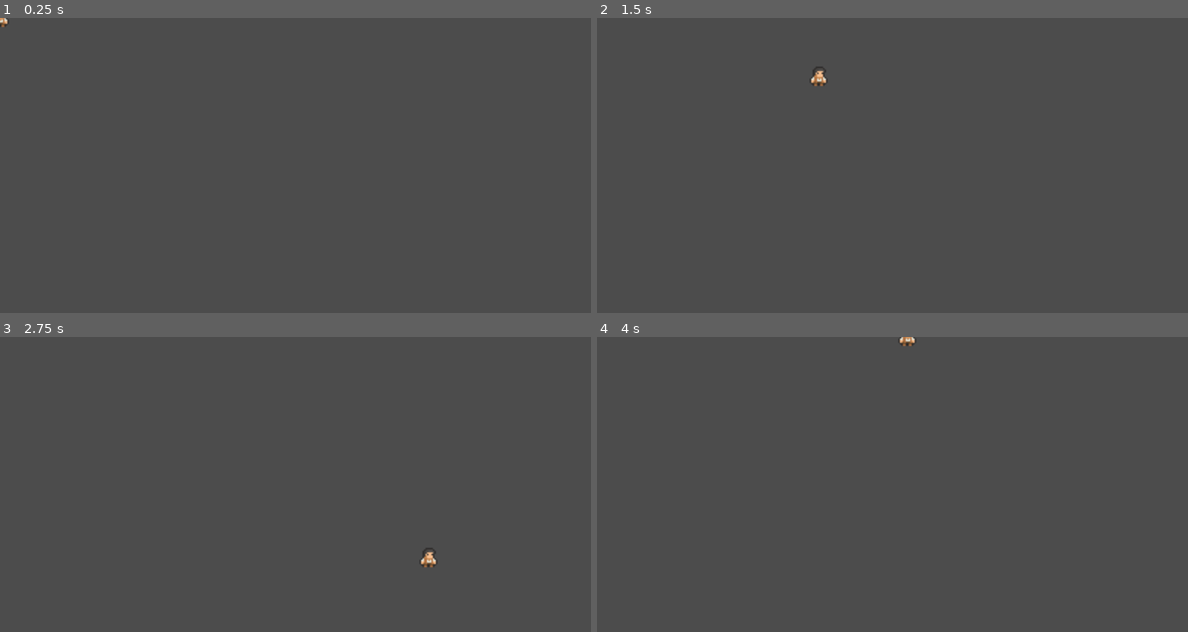
Above: before the commit, frames 1-4 (two rows, left to right).
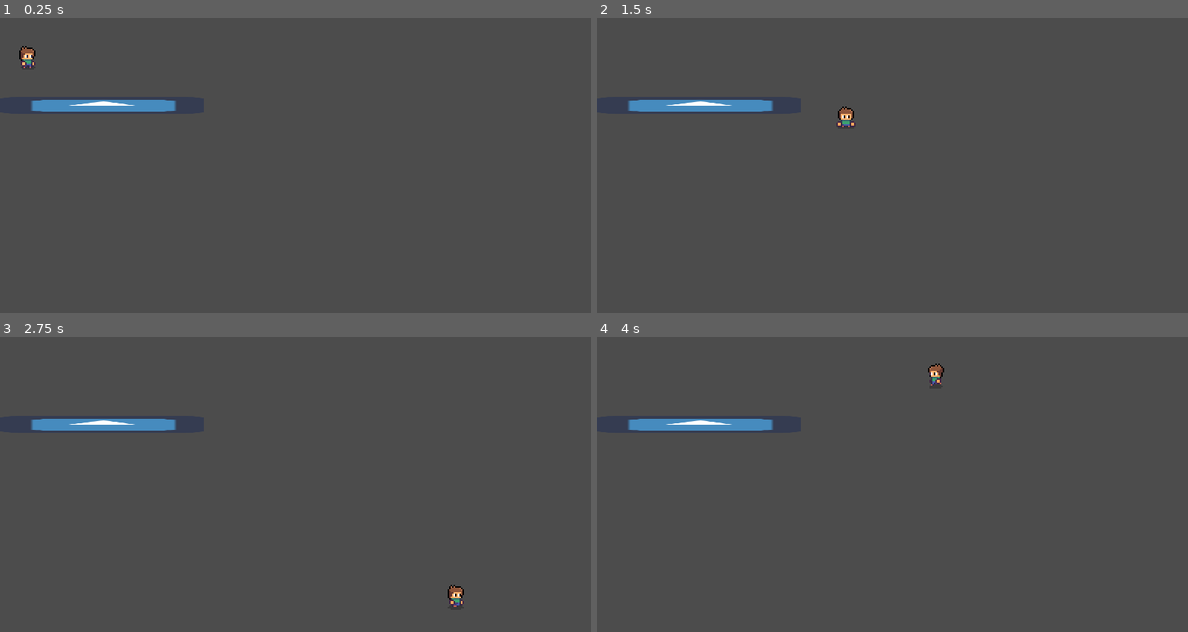
Above: after the commit, the same moments.

Repository: nicolassantibanez/music-hell
Game: Godot game, scene res://scenes/main.tscn
Same seed, same stepped clock (60 frames per second), same inputs: the game is played once before the commit and once after it. Before the commit the project starts from res://scenes/Protagonista.tscn. The engine's default icon, where the game draws it, is replaced by a stand-in: a white triangle on a blue panel in a dark square.
Inputs:
- Up to frame 1 (0.25 s): no input
- Up to frame 2 (1.5 s): hold D (move_right) 0.53-1.28 s; hold S (move_down) from 1.28 s (still down)
- Up to frame 3 (2.75 s): release S (move_down) at 2.03 s; hold D (move_right) from 2.03 s (still down)
- Up to frame 4 (4 s): release D (move_right) at 2.78 s; hold W (move_up) 2.78-3.53 s; hold A (move_left) from 3.53 s (still down)

The runs differ from the first frame. In frame 1, 1.2% of the frame differs, in the area x 0-30%, y 0-32%; in frame 2, 1.3%, in the area x 5-44%, y 16-37%; in frame 3, 1.3%; in frame 4, 1.2%.

Commit message:
se agrega al protagonista con todas sus animaciones de movimiento

Diff:
--- a/assets/main.tscn
+++ /dev/null
@@ -1,8 +0,0 @@
-[gd_scene load_steps=2 format=2]
-
-[ext_resource path="res://scenes/Protagonista.tscn" type="PackedScene" id=1]
-
-[node name="Main" type="Node2D"]
-
-[node name="Protagonista" parent="." instance=ExtResource( 1 )]
-position = Vector2( 36, 23 )
--- a/project.godot
+++ b/project.godot
@@ -11,7 +11,7 @@
 [application]
 
 config/name="Music Hell"
-run/main_scene="res://scenes/Protagonista.tscn"
+run/main_scene="res://scenes/main.tscn"
 config/icon="res://icon.png"
 
 [display]
@@ -37,7 +37,7 @@
 "compress/normal_map": 0,
 "detect_3d": false,
 "flags/anisotropic": false,
-"flags/filter": true,
+"flags/filter": false,
 "flags/mipmaps": false,
 "flags/repeat": 0,
 "flags/srgb": 2,
--- /dev/null
+++ b/scenes/Prota.tscn
@@ -0,0 +1,462 @@
+[gd_scene load_steps=30 format=2]
+
+[ext_resource path="res://assets/Prota/idle_prota.png" type="Texture" id=1]
+[ext_resource path="res://scripts/Prota.gd" type="Script" id=2]
+[ext_resource path="res://assets/Prota/run_prota.png" type="Texture" id=3]
+
+[sub_resource type="CapsuleShape2D" id=1]
+radius = 4.0
+height = 6.0
+
+[sub_resource type="Animation" id=2]
+length = 0.001
+tracks/0/type = "value"
+tracks/0/path = NodePath("Pivot/Sprite:frame")
+tracks/0/interp = 1
+tracks/0/loop_wrap = true
+tracks/0/imported = false
+tracks/0/enabled = true
+tracks/0/keys = {
+"times": PoolRealArray( 0 ),
+"transitions": PoolRealArray( 1 ),
+"update": 0,
+"values": [ 0 ]
+}
+tracks/1/type = "value"
+tracks/1/path = NodePath("Pivot/Sprite:vframes")
+tracks/1/interp = 1
+tracks/1/loop_wrap = true
+tracks/1/imported = false
+tracks/1/enabled = true
+tracks/1/keys = {
+"times": PoolRealArray( 0 ),
+"transitions": PoolRealArray( 1 ),
+"update": 0,
+"values": [ 4 ]
+}
+tracks/2/type = "value"
+tracks/2/path = NodePath("Pivot/Sprite:hframes")
+tracks/2/interp = 1
+tracks/2/loop_wrap = true
+tracks/2/imported = false
+tracks/2/enabled = true
+tracks/2/keys = {
+"times": PoolRealArray( 0 ),
+"transitions": PoolRealArray( 1 ),
+"update": 0,
+"values": [ 2 ]
+}
+tracks/3/type = "value"
+tracks/3/path = NodePath("Pivot/Sprite:texture")
+tracks/3/interp = 1
+tracks/3/loop_wrap = true
+tracks/3/imported = false
+tracks/3/enabled = true
+tracks/3/keys = {
+"times": PoolRealArray( 0 ),
+"transitions": PoolRealArray( 1 ),
+"update": 0,
+"values": [ ExtResource( 1 ) ]
+}
+
+[sub_resource type="Animation" id=3]
+resource_name = "idle"
+length = 0.8
+loop = true
+tracks/0/type = "value"
+tracks/0/path = NodePath("Pivot/Sprite:frame")
+tracks/0/interp = 1
+tracks/0/loop_wrap = true
+tracks/0/imported = false
+tracks/0/enabled = true
+tracks/0/keys = {
+"times": PoolRealArray( 0, 0.4 ),
+"transitions": PoolRealArray( 1, 1 ),
+"update": 1,
+"values": [ 0, 1 ]
+}
+tracks/1/type = "value"
+tracks/1/path = NodePath("Pivot/Sprite:vframes")
+tracks/1/interp = 1
+tracks/1/loop_wrap = true
+tracks/1/imported = false
+tracks/1/enabled = true
+tracks/1/keys = {
+"times": PoolRealArray( 0 ),
+"transitions": PoolRealArray( 1 ),
+"update": 1,
+"values": [ 4 ]
+}
+tracks/2/type = "value"
+tracks/2/path = NodePath("Pivot/Sprite:hframes")
+tracks/2/interp = 1
+tracks/2/loop_wrap = true
+tracks/2/imported = false
+tracks/2/enabled = true
+tracks/2/keys = {
+"times": PoolRealArray( 0 ),
+"transitions": PoolRealArray( 1 ),
+"update": 1,
+"values": [ 2 ]
+}
+tracks/3/type = "value"
+tracks/3/path = NodePath("Pivot/Sprite:texture")
+tracks/3/interp = 1
+tracks/3/loop_wrap = true
+tracks/3/imported = false
+tracks/3/enabled = true
+tracks/3/keys = {
+"times": PoolRealArray( 0 ),
+"transitions": PoolRealArray( 1 ),
+"update": 1,
+"values": [ ExtResource( 1 ) ]
+}
+
+[sub_resource type="Animation" id=4]
+resource_name = "idleDown"
+length = 0.8
+loop = true
+tracks/0/type = "value"
+tracks/0/path = NodePath("Pivot/Sprite:frame")
+tracks/0/interp = 1
+tracks/0/loop_wrap = true
+tracks/0/imported = false
+tracks/0/enabled = true
+tracks/0/keys = {
+"times": PoolRealArray( 0, 0.4 ),
+"transitions": PoolRealArray( 1, 1 ),
+"update": 1,
+"values": [ 4, 5 ]
+}
+tracks/1/type = "value"
+tracks/1/path = NodePath("Pivot/Sprite:vframes")
+tracks/1/interp = 1
+tracks/1/loop_wrap = true
+tracks/1/imported = false
+tracks/1/enabled = true
+tracks/1/keys = {
+"times": PoolRealArray( 0 ),
+"transitions": PoolRealArray( 1 ),
+"update": 1,
+"values": [ 4 ]
+}
+tracks/2/type = "value"
+tracks/2/path = NodePath("Pivot/Sprite:hframes")
+tracks/2/interp = 1
+tracks/2/loop_wrap = true
+tracks/2/imported = false
+tracks/2/enabled = true
+tracks/2/keys = {
+"times": PoolRealArray( 0 ),
+"transitions": PoolRealArray( 1 ),
+"update": 1,
+"values": [ 2 ]
+}
+tracks/3/type = "value"
+tracks/3/path = NodePath("Pivot/Sprite:texture")
+tracks/3/interp = 1
+tracks/3/loop_wrap = true
+tracks/3/imported = false
+tracks/3/enabled = true
+tracks/3/keys = {
+"times": PoolRealArray( 0 ),
+"transitions": PoolRealArray( 1 ),
+"update": 1,
+"values": [ ExtResource( 1 ) ]
+}
+
+[sub_resource type="Animation" id=5]
+resource_name = "idleUp"
+length = 0.8
+loop = true
+tracks/0/type = "value"
+tracks/0/path = NodePath("Pivot/Sprite:frame")
+tracks/0/interp = 1
+tracks/0/loop_wrap = true
+tracks/0/imported = false
+tracks/0/enabled = true
+tracks/0/keys = {
+"times": PoolRealArray( 0, 0.4 ),
+"transitions": PoolRealArray( 1, 1 ),
+"update": 1,
+"values": [ 6, 7 ]
+}
+tracks/1/type = "value"
+tracks/1/path = NodePath("Pivot/Sprite:vframes")
+tracks/1/interp = 1
+tracks/1/loop_wrap = true
+tracks/1/imported = false
+tracks/1/enabled = true
+tracks/1/keys = {
+"times": PoolRealArray( 0 ),
+"transitions": PoolRealArray( 1 ),
+"update": 1,
+"values": [ 4 ]
+}
+tracks/2/type = "value"
+tracks/2/path = NodePath("Pivot/Sprite:hframes")
+tracks/2/interp = 1
+tracks/2/loop_wrap = true
+tracks/2/imported = false
+tracks/2/enabled = true
+tracks/2/keys = {
+"times": PoolRealArray( 0 ),
+"transitions": PoolRealArray( 1 ),
+"update": 1,
+"values": [ 2 ]
+}
+tracks/3/type = "value"
+tracks/3/path = NodePath("Pivot/Sprite:texture")
+tracks/3/interp = 1
+tracks/3/loop_wrap = true
+tracks/3/imported = false
+tracks/3/enabled = true
+tracks/3/keys = {
+"times": PoolRealArray( 0 ),
+"transitions": PoolRealArray( 1 ),
+"update": 1,
+"values": [ ExtResource( 1 ) ]
+}
+
+[sub_resource type="Animation" id=6]
+resource_name = "run"
+length = 0.4
+loop = true
+tracks/0/type = "value"
+tracks/0/path = NodePath("Pivot/Sprite:texture")
+tracks/0/interp = 1
+tracks/0/loop_wrap = true
+tracks/0/imported = false
+tracks/0/enabled = true
+tracks/0/keys = {
+"times": PoolRealArray( 0 ),
+"transitions": PoolRealArray( 1 ),
+"update": 1,
+"values": [ ExtResource( 3 ) ]
+}
+tracks/1/type = "value"
+tracks/1/path = NodePath("Pivot/Sprite:frame")
+tracks/1/interp = 1
+tracks/1/loop_wrap = true
+tracks/1/imported = false
+tracks/1/enabled = true
+tracks/1/keys = {
+"times": PoolRealArray( 0, 0.1, 0.2, 0.3 ),
+"transitions": PoolRealArray( 1, 1, 1, 1 ),
+"update": 1,
+"values": [ 0, 1, 2, 3 ]
+}
+tracks/2/type = "value"
+tracks/2/path = NodePath("Pivot/Sprite:vframes")
+tracks/2/interp = 1
+tracks/2/loop_wrap = true
+tracks/2/imported = false
+tracks/2/enabled = true
+tracks/2/keys = {
+"times": PoolRealArray( 0 ),
+"transitions": PoolRealArray( 1 ),
+"update": 1,
+"values": [ 4 ]
+}
+tracks/3/type = "value"
+tracks/3/path = NodePath("Pivot/Sprite:hframes")
+tracks/3/interp = 1
+tracks/3/loop_wrap = true
+tracks/3/imported = false
+tracks/3/enabled = true
+tracks/3/keys = {
+"times": PoolRealArray( 0 ),
+"transitions": PoolRealArray( 1 ),
+"update": 1,
+"values": [ 4 ]
+}
+
+[sub_resource type="Animation" id=7]
+resource_name = "runDown"
+length = 0.4
+loop = true
+tracks/0/type = "value"
+tracks/0/path = NodePath("Pivot/Sprite:texture")
+tracks/0/interp = 1
+tracks/0/loop_wrap = true
+tracks/0/imported = false
+tracks/0/enabled = true
+tracks/0/keys = {
+"times": PoolRealArray( 0 ),
+"transitions": PoolRealArray( 1 ),
+"update": 1,
+"values": [ ExtResource( 3 ) ]
+}
+tracks/1/type = "value"
+tracks/1/path = NodePath("Pivot/Sprite:hframes")
+tracks/1/interp = 1
+tracks/1/loop_wrap = true
+tracks/1/imported = false
+tracks/1/enabled = true
+tracks/1/keys = {
+"times": PoolRealArray( 0 ),
+"transitions": PoolRealArray( 1 ),
+"update": 1,
+"values": [ 4 ]
+}
+tracks/2/type = "value"
+tracks/2/path = NodePath("Pivot/Sprite:vframes")
+tracks/2/interp = 1
+tracks/2/loop_wrap = true
+tracks/2/imported = false
+tracks/2/enabled = true
+tracks/2/keys = {
+"times": PoolRealArray( 0 ),
+"transitions": PoolRealArray( 1 ),
+"update": 1,
+"values": [ 4 ]
+}
+tracks/3/type = "value"
+tracks/3/path = NodePath("Pivot/Sprite:frame")
+tracks/3/interp = 1
+tracks/3/loop_wrap = true
+tracks/3/imported = false
+tracks/3/enabled = true
+tracks/3/keys = {
+"times": PoolRealArray( 0, 0.1, 0.2, 0.3 ),
+"transitions": PoolRealArray( 1, 1, 1, 1 ),
+"update": 1,
+"values": [ 8, 9, 10, 11 ]
+}
+
+[sub_resource type="Animation" id=8]
+resource_name = "runUp"
+length = 0.4
+loop = true
+tracks/0/type = "value"
+tracks/0/path = NodePath("Pivot/Sprite:texture")
+tracks/0/interp = 1
+tracks/0/loop_wrap = true
+tracks/0/imported = false
+tracks/0/enabled = true
+tracks/0/keys = {
+"times": PoolRealArray( 0 ),
+"transitions": PoolRealArray( 1 ),
+"update": 1,
+"values": [ ExtResource( 3 ) ]
+}
+tracks/1/type = "value"
+tracks/1/path = NodePath("Pivot/Sprite:hframes")
+tracks/1/interp = 1
+tracks/1/loop_wrap = true
+tracks/1/imported = false
+tracks/1/enabled = true
+tracks/1/keys = {
+"times": PoolRealArray( 0 ),
+"transitions": PoolRealArray( 1 ),
+"update": 1,
+"values": [ 4 ]
+}
+tracks/2/type = "value"
+tracks/2/path = NodePath("Pivot/Sprite:vframes")
+tracks/2/interp = 1
+tracks/2/loop_wrap = true
+tracks/2/imported = false
+tracks/2/enabled = true
+tracks/2/keys = {
+"times": PoolRealArray( 0 ),
+"transitions": PoolRealArray( 1 ),
+"update": 1,
+"values": [ 4 ]
+}
+tracks/3/type = "value"
+tracks/3/path = NodePath("Pivot/Sprite:frame")
+tracks/3/interp = 1
+tracks/3/loop_wrap = true
+tracks/3/imported = false
+tracks/3/enabled = true
+tracks/3/keys = {
+"times": PoolRealArray( 0, 0.1, 0.2, 0.3 ),
+"transitions": PoolRealArray( 1, 1, 1, 1 ),
+"update": 1,
+"values": [ 12, 13, 14, 15 ]
+}
+
+[sub_resource type="AnimationNodeAnimation" id=9]
+animation = "idle"
+
+[sub_resource type="AnimationNodeAnimation" id=15]
+animation = "idleDown"
+
+[sub_resource type="AnimationNodeAnimation" id=16]
+animation = "idleUp"
+
+[sub_resource type="AnimationNodeAnimation" id=10]
+animation = "run"
+
+[sub_resource type="AnimationNodeAnimation" id=17]
+animation = "runDown"
+
+[sub_resource type="AnimationNodeAnimation" id=18]
+animation = "runUp"
+
+[sub_resource type="AnimationNodeStateMachineTransition" id=11]
+
+[sub_resource type="AnimationNodeStateMachineTransition" id=12]
+
+[sub_resource type="AnimationNodeStateMachineTransition" id=19]
+
+[sub_resource type="AnimationNodeStateMachineTransition" id=20]
+
+[sub_resource type="AnimationNodeStateMachineTransition" id=21]
+
+[sub_resource type="AnimationNodeStateMachineTransition" id=22]
+
+[sub_resource type="AnimationNodeStateMachineTransition" id=23]
+
+[sub_resource type="AnimationNodeStateMachineTransition" id=24]
+
+[sub_resource type="AnimationNodeStateMachineTransition" id=25]
+
+[sub_resource type="AnimationNodeStateMachineTransition" id=26]
+
+[sub_resource type="AnimationNodeStateMachine" id=13]
+states/idle/node = SubResource( 9 )
+states/idle/position = Vector2( 405, 96 )
+states/idleDown/node = SubResource( 15 )
+states/idleDown/position = Vector2( 405, 197 )
+states/idleUp/node = SubResource( 16 )
+states/idleUp/position = Vector2( 235.482, 134.868 )
+states/run/node = SubResource( 10 )
+states/run/position = Vector2( 705, 96 )
+states/runDown/node = SubResource( 17 )
+states/runDown/position = Vector2( 608.482, 197 )
+states/runUp/node = SubResource( 18 )
+states/runUp/position = Vector2( 81.4817, 160.868 )
+transitions = [ "idle", "run", SubResource( 11 ), "run", "idle", SubResource( 12 ), "idleDown", "idle", SubResource( 19 ), "idle", "idleDown", SubResource( 20 ), "idle", "idleUp", SubResource( 21 ), "idleUp", "idle", SubResource( 22 ), "runUp", "idleUp", SubResource( 23 ), "idleUp", "runUp", SubResource( 24 ), "runDown", "idleDown", SubResource( 25 ), "idleDown", "runDown", SubResource( 26 ) ]
+start_node = "idle"
+graph_offset = Vector2( -16.5183, 59.8679 )
+
+[sub_resource type="AnimationNodeStateMachinePlayback" id=14]
+
+[node name="Prota" type="KinematicBody2D"]
+script = ExtResource( 2 )
+
+[node name="Pivot" type="Node2D" parent="."]
+
+[node name="Sprite" type="Sprite" parent="Pivot"]
+texture = ExtResource( 1 )
+hframes = 2
+vframes = 4
+
+[node name="CollisionShape2D" type="CollisionShape2D" parent="."]
+shape = SubResource( 1 )
+
+[node name="AnimationPlayer" type="AnimationPlayer" parent="."]
+anims/RESET = SubResource( 2 )
+anims/idle = SubResource( 3 )
+anims/idleDown = SubResource( 4 )
+anims/idleUp = SubResource( 5 )
+anims/run = SubResource( 6 )
+anims/runDown = SubResource( 7 )
+anims/runUp = SubResource( 8 )
+
+[node name="AnimationTree" type="AnimationTree" parent="."]
+tree_root = SubResource( 13 )
+anim_player = NodePath("../AnimationPlayer")
+parameters/playback = SubResource( 14 )
--- a/scenes/main.tscn
+++ b/scenes/main.tscn
@@ -1,3 +1,27 @@
-[gd_scene format=2]
+[gd_scene load_steps=4 format=2]
+
+[ext_resource path="res://icon.png" type="Texture" id=1]
+[ext_resource path="res://scenes/Prota.tscn" type="PackedScene" id=2]
+
+[sub_resource type="RectangleShape2D" id=1]
+extents = Vector2( 68.5, 5.5 )
 
 [node name="Main" type="Node2D"]
+
+[node name="Wall" type="StaticBody2D" parent="."]
+position = Vector2( 10, 64 )
+__meta__ = {
+"_edit_group_": true
+}
+
+[node name="CollisionShape2D" type="CollisionShape2D" parent="Wall"]
+position = Vector2( 58.5, -4.5 )
+shape = SubResource( 1 )
+
+[node name="Sprite" type="Sprite" parent="Wall"]
+position = Vector2( 59, -4.75 )
+scale = Vector2( 2.15625, 0.179687 )
+texture = ExtResource( 1 )
+
+[node name="Prota" parent="." instance=ExtResource( 2 )]
+position = Vector2( 19, 27 )
--- /dev/null
+++ b/scripts/Prota.gd
@@ -0,0 +1,52 @@
+extends KinematicBody2D
+
+var velocity = Vector2()
+var ACCELERATION = 100
+var SPEED = 200
+
+onready var pivot = $Pivot
+onready var anim_player = $AnimationPlayer
+onready var anim_tree = $AnimationTree
+onready var playback = anim_tree.get("parameters/playback")
+
+
+func _ready():
+	anim_tree.active = true
+
+
+# Called every frame. 'delta' is the elapsed time since the previous frame.
+#func _process(delta):
+#	pass
+
+# warning-ignore:unused_argument
+func _physics_process(delta):
+
+	# movimiento
+	var horizontal_move_input = Input.get_axis("move_left", "move_right")
+	var vertical_move_input = Input.get_axis("move_up","move_down")
+	velocity.x = horizontal_move_input * SPEED
+	velocity.y = vertical_move_input * SPEED
+	velocity = move_and_slide(velocity, Vector2.UP)
+
+	# Animacion
+	if Input.is_action_pressed("move_right") and not Input.is_action_pressed("move_left"):
+		pivot.scale.x = 1
+	if Input.is_action_pressed("move_left") and not Input.is_action_pressed("move_right"):
+		pivot.scale.x = -1
+	if Input.is_action_just_released("move_down"):
+		pivot.scale.x = 1
+		playback.travel("idleDown")
+	if Input.is_action_just_released("move_up"):
+		pivot.scale.x = 1
+		playback.travel("idleUp")
+	if Input.is_action_just_released("move_left") or Input.is_action_just_released("move_right"):
+		playback.travel("idle")
+
+	if abs(velocity.x) > 20:
+		playback.travel("run")
+
+	if velocity.y < -20:
+		playback.travel("runUp")
+
+	if velocity.y > 20:
+		playback.travel("runDown")
Binary file added: assets/Prota/idle_prota.png
Not shown, added: assets/Prota/idle_prota.png.import
Binary file added: assets/Prota/jump_prota.png
Not shown, added: assets/Prota/jump_prota.png.import
Binary file added: assets/Prota/run_prota.png
Not shown, added: assets/Prota/run_prota.png.import
Binary file added: assets/Prota/walk_prota.png
Not shown, added: assets/Prota/walk_prota.png.import
